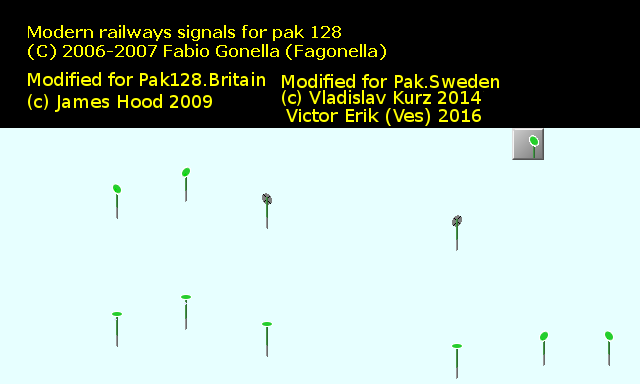
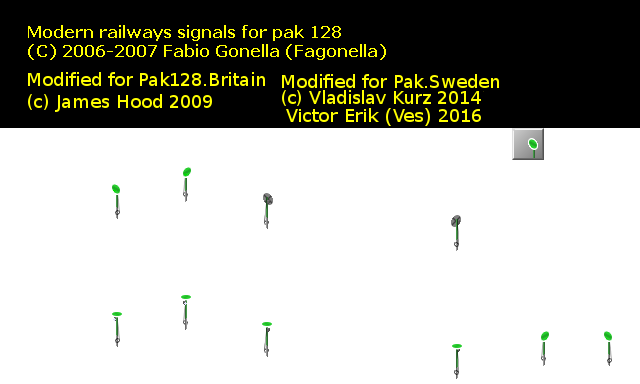
Layers edited between the first and the second 640px x 384px image:
painted on "Lampa" over (113, 188, 460, 352)
moved "Icon" above "Vev", painted on it over (529, 135, 539, 150)
added layer "Vev" above "Mast" over (115, 178, 612, 375)
painted on "Mast" over (102, 146, 609, 379)
added layer "Galler" above "Signalskärm bakgrund" over (112, 140, 612, 348)
added layer "Signalskärm bakgrund" above "Signalskärm" over (264, 194, 460, 226)
renamed "signals_2.png" to "Signalskärm", painted on it over (0, 128, 640, 384)
added layer "Knapp" above "Bakgrund" over (528, 135, 539, 150)
